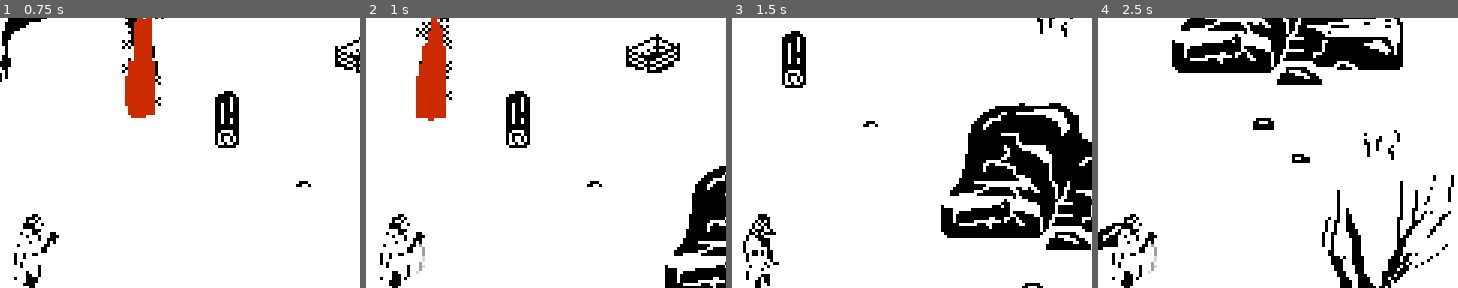
Above: before the commit, frames 1-4 (left to right).
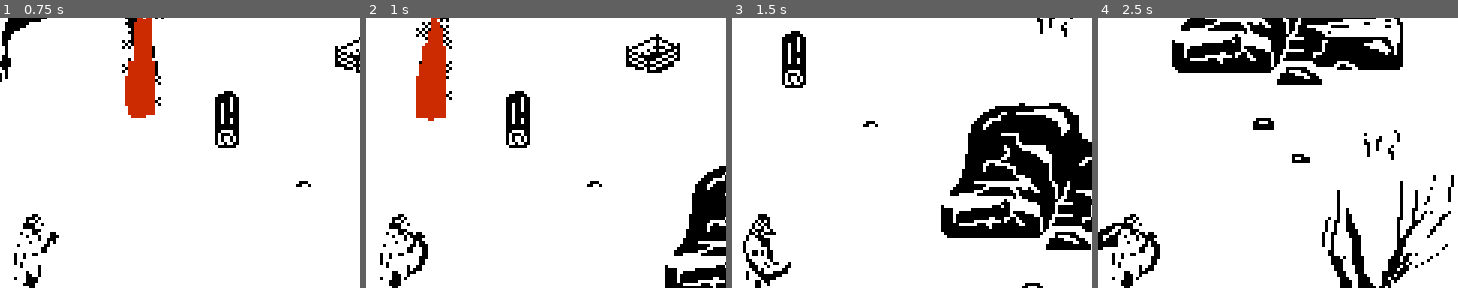
Above: after the commit, the same moments.

Repository: dedekm/dram-fireth
Game: Godot game, scene res://src/levels/Level.tscn
Two runs of this game, one before a commit and one after it. Both use one fixed random seed, a clock stepped at 60 frames per second and the inputs below.
Inputs (mouse positions are % of the whole screen's width and height, from its top left):
- Up to frame 1 (0.75 s): move the mouse to (72, 45) at 0.52 s; hold Right (right) from 0.53 s (still down); hold E (pick_up) from 0.53 s (still down)
- Up to frame 2 (1 s): keep holding Right (right); keep holding E (pick_up); click (72, 45) at 0.8 s
- Up to frame 3 (1.5 s): move the mouse to (30, 55) at 1.27 s; release Right (right) at 1.28 s; release E (pick_up) at 1.28 s; hold Down (down) from 1.28 s (still down); click (30, 55) at 1.35 s
- Up to frame 4 (2.5 s): tap E (pick_up) at 1.55 s; move the mouse to (60, 28) at 2.02 s; release Down (down) at 2.03 s; hold Right (right) from 2.03 s (still down); hold E (pick_up) from 2.03 s (still down); click (60, 28) at 2.3 s
The pictures show only the part of the screen within x 45-95%, y 7-57%; the shares and areas given below are measured in that part.

Frame 1 is identical in both runs. In frame 2, 0.3% of the frame differs, in the area x 11-18%, y 79-95%; in frame 3, 0.3%; in frame 4, 0.3%.

Commit message:
update player chop

Diff:
--- /dev/null
+++ b/src/actors/ChopEffectPlayer.gd
@@ -0,0 +1,12 @@
+extends AudioStreamPlayer
+
+var chop_wood: = preload("res://assets/sounds/chop_wood.wav")
+var swing: = preload("res://assets/sounds/swing.wav")
+
+func play_swing() -> void:
+	stream = swing
+	play()
+
+func play_chop_wood() -> void:
+	stream = chop_wood
+	play()
--- a/src/actors/Player.gd
+++ b/src/actors/Player.gd
@@ -104,6 +104,10 @@
 	for body in pick_up_area.get_overlapping_bodies():
 		if body is DestuctableObject:
 			body.use_axe()
+			$ChopEffectPlayer.play_chop_wood()
+			return
+
+	$ChopEffectPlayer.play_swing()
 
 func throw(target: Vector2) -> void:
 	if picked_up_object and use_cooldown == 0:
--- a/src/actors/Player.tscn
+++ b/src/actors/Player.tscn
@@ -38,7 +38,8 @@
 [ext_resource path="res://assets/player/down_axe/down_axe02.png" type="Texture" id=36]
 [ext_resource path="res://assets/player/downright_axe/downright_axe03.png" type="Texture" id=37]
 [ext_resource path="res://assets/sounds/steps_loop.wav" type="AudioStream" id=38]
-[ext_resource path="res://assets/player/slash_7x16.png" type="Texture" id=39]
+[ext_resource path="res://assets/player/chop/chop.png" type="Texture" id=39]
+[ext_resource path="res://src/actors/ChopEffectPlayer.gd" type="Script" id=40]
 
 [sub_resource type="SpriteFrames" id=1]
 animations = [ {
@@ -57,6 +58,26 @@
 "name": "down_right",
 "speed": 8.0
 }, {
+"frames": [ ExtResource( 26 ), ExtResource( 28 ), ExtResource( 22 ), ExtResource( 27 ) ],
+"loop": true,
+"name": "right_axe",
+"speed": 8.0
+}, {
+"frames": [ ExtResource( 21 ), ExtResource( 15 ), ExtResource( 19 ), ExtResource( 20 ) ],
+"loop": true,
+"name": "up_right",
+"speed": 8.0
+}, {
+"frames": [ ExtResource( 25 ), ExtResource( 36 ), ExtResource( 31 ), ExtResource( 29 ) ],
+"loop": true,
+"name": "down_axe",
+"speed": 8.0
+}, {
+"frames": [ ExtResource( 34 ), ExtResource( 24 ), ExtResource( 37 ), ExtResource( 32 ) ],
+"loop": true,
+"name": "down_right_axe",
+"speed": 8.0
+}, {
 "frames": [ ExtResource( 2 ), ExtResource( 7 ), ExtResource( 10 ), ExtResource( 3 ) ],
 "loop": true,
 "name": "down",
@@ -66,46 +87,26 @@
 "loop": true,
 "name": "up_right_axe",
 "speed": 8.0
-}, {
-"frames": [ ExtResource( 26 ), ExtResource( 28 ), ExtResource( 22 ), ExtResource( 27 ) ],
-"loop": true,
-"name": "right_axe",
-"speed": 8.0
-}, {
-"frames": [ ExtResource( 25 ), ExtResource( 36 ), ExtResource( 31 ), ExtResource( 29 ) ],
-"loop": true,
-"name": "down_axe",
-"speed": 8.0
-}, {
-"frames": [ ExtResource( 21 ), ExtResource( 15 ), ExtResource( 19 ), ExtResource( 20 ) ],
-"loop": true,
-"name": "up_right",
-"speed": 8.0
-}, {
-"frames": [ ExtResource( 34 ), ExtResource( 24 ), ExtResource( 37 ), ExtResource( 32 ) ],
-"loop": true,
-"name": "down_right_axe",
-"speed": 8.0
 } ]
 
-[sub_resource type="AtlasTexture" id=2]
+[sub_resource type="AtlasTexture" id=9]
 atlas = ExtResource( 39 )
-region = Rect2( 0, 0, 7, 16 )
+region = Rect2( 0, 0, 10, 16 )
 
-[sub_resource type="AtlasTexture" id=3]
+[sub_resource type="AtlasTexture" id=10]
 atlas = ExtResource( 39 )
-region = Rect2( 7, 0, 7, 16 )
+region = Rect2( 10, 0, 10, 16 )
 
-[sub_resource type="AtlasTexture" id=4]
+[sub_resource type="AtlasTexture" id=11]
 atlas = ExtResource( 39 )
-region = Rect2( 14, 0, 7, 16 )
+region = Rect2( 20, 0, 10, 16 )
 
-[sub_resource type="SpriteFrames" id=5]
+[sub_resource type="SpriteFrames" id=12]
 animations = [ {
-"frames": [ SubResource( 2 ), SubResource( 3 ), SubResource( 4 ) ],
+"frames": [ SubResource( 9 ), SubResource( 10 ), SubResource( 11 ) ],
 "loop": true,
 "name": "default",
-"speed": 5.0
+"speed": 10.0
 } ]
 
 [sub_resource type="RectangleShape2D" id=6]
@@ -136,9 +137,7 @@
 
 [node name="ChopSprite" type="AnimatedSprite" parent="YSort/Chop"]
 visible = false
-frames = SubResource( 5 )
-frame = 2
-playing = true
+frames = SubResource( 12 )
 
 [node name="CollisionShape2D" type="CollisionShape2D" parent="."]
 position = Vector2( 0, -7 )
@@ -165,6 +164,9 @@
 modulate = Color( 0.12549, 0, 1, 1 )
 shape = SubResource( 8 )
 
+[node name="ChopEffectPlayer" type="AudioStreamPlayer" parent="."]
+script = ExtResource( 40 )
+
 [node name="AudioStreamPlayer" type="AudioStreamPlayer" parent="."]
 stream = ExtResource( 38 )
 volume_db = -5.0
Binary file added: assets/player/chop/chop.png
Not shown, changed: assets/player/chop/chop.png.import
Binary file removed: assets/player/slash_7x16.png
Not shown, added: assets/sounds/chop_wood.wav.import
Not shown, added: assets/sounds/swing.wav.import
Not shown: 1 places in src/actors/Player.tscn that only renumber resources
Not shown, added: assets/sounds/chop_wood.wav
Not shown, added: assets/sounds/swing.wav
